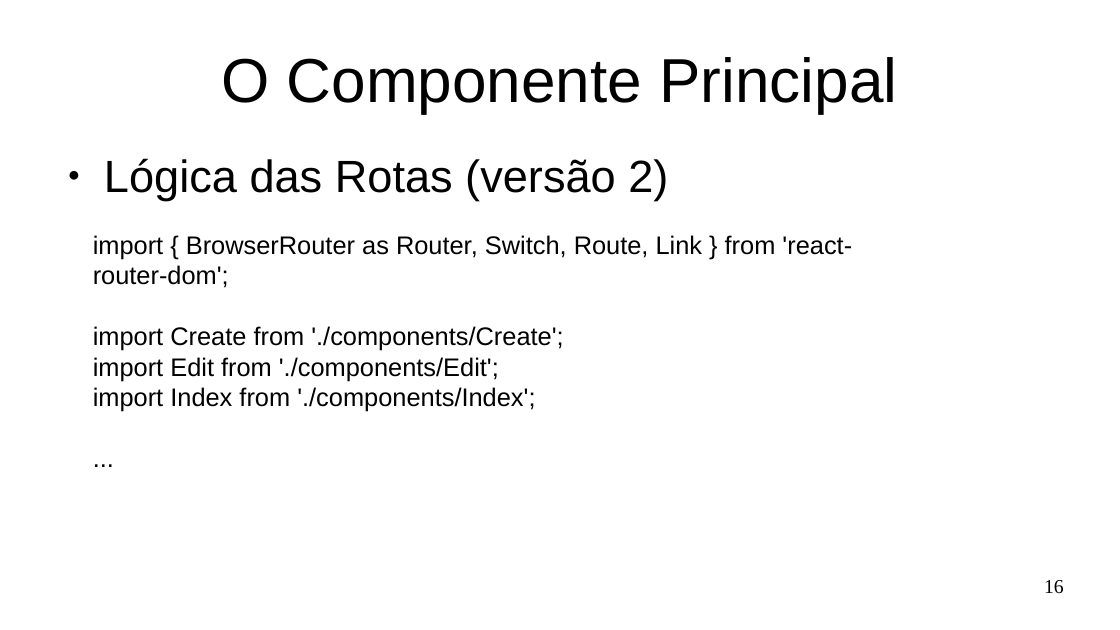
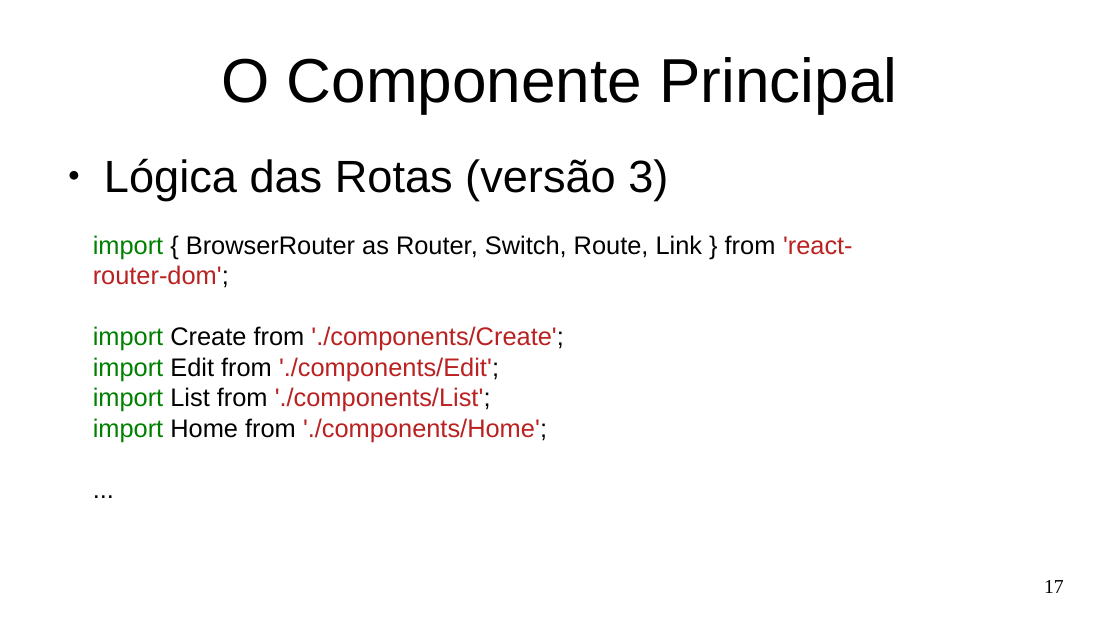
Before and after one commit to Marques-Dev/WEB_2020-1, a slide deck: slide 17 of SLIDES/aula03.odp (slide 16 before the commit). Drawn at 1120x630 pixels with LibreOffice and Linux fonts; fonts in the diff are those of the drawing. Boxes give left, top, right and bottom in pixels: in the first picture for what was removed or moved away, otherwise in the second. Text is boxed around its words. In the diff, an @@ line names an element or a change of style, - is before the commit and + after.

```diff
--- a/SLIDES/aula03.odp
+++ b/SLIDES/aula03.odp
@@ text at (104,158,668,201): text changed @@
-● Lógica das Rotas (versão 2)
+● Lógica das Rotas (versão 3)
@@ text at (93,235,853,381): text colour #000000 to #008000 in "import", "import", "import"; text colour #000000 to #BA2121 in "'react-router-dom';", "'./components/Create';", "'./components/Edit';" @@
@@ text at (93,387,547,442): text changed; text colour #000000 to #BA2121 @@
-import Index from './components/Index';
+import List from './components/List';
+import Home from './components/Home';
@@ page number at (1044,580,1064,593): text changed @@
-16
+17
```
Also in this commit, not shown: 7 other slides changed, 22 slides added, 8 other files.
